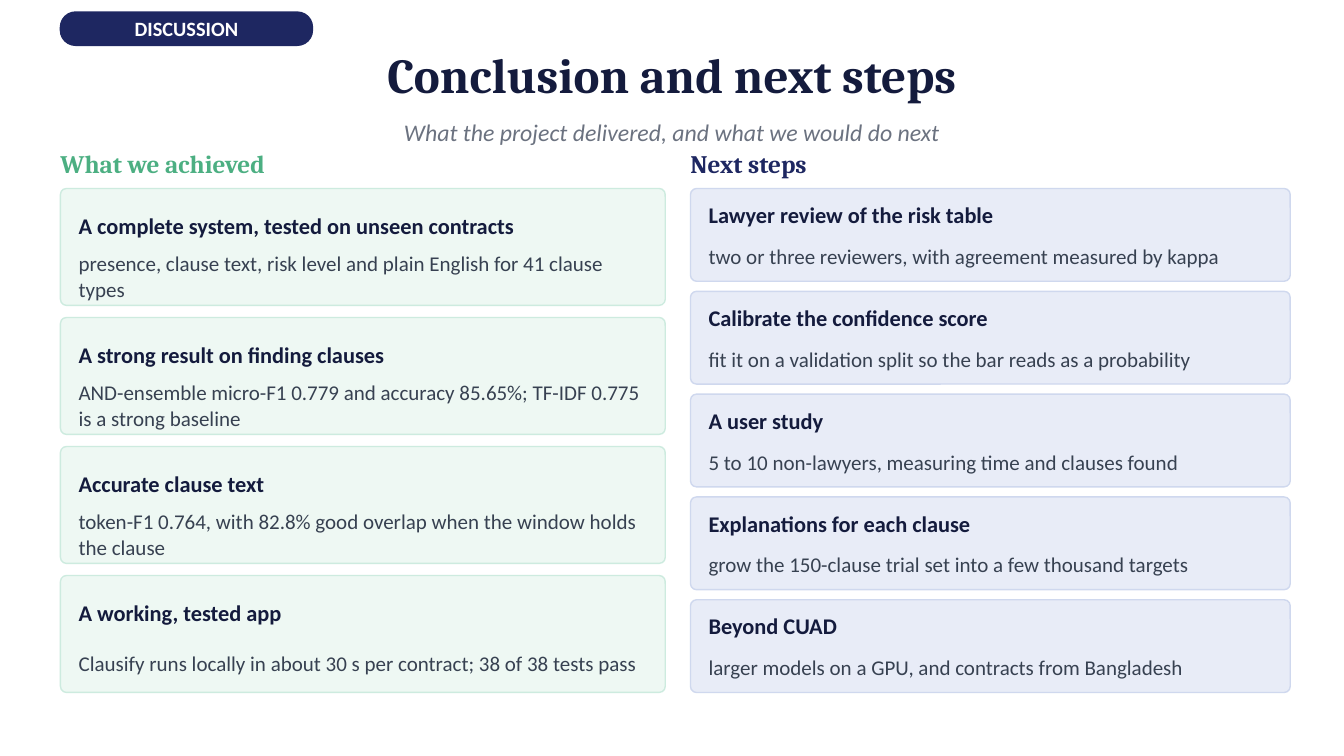
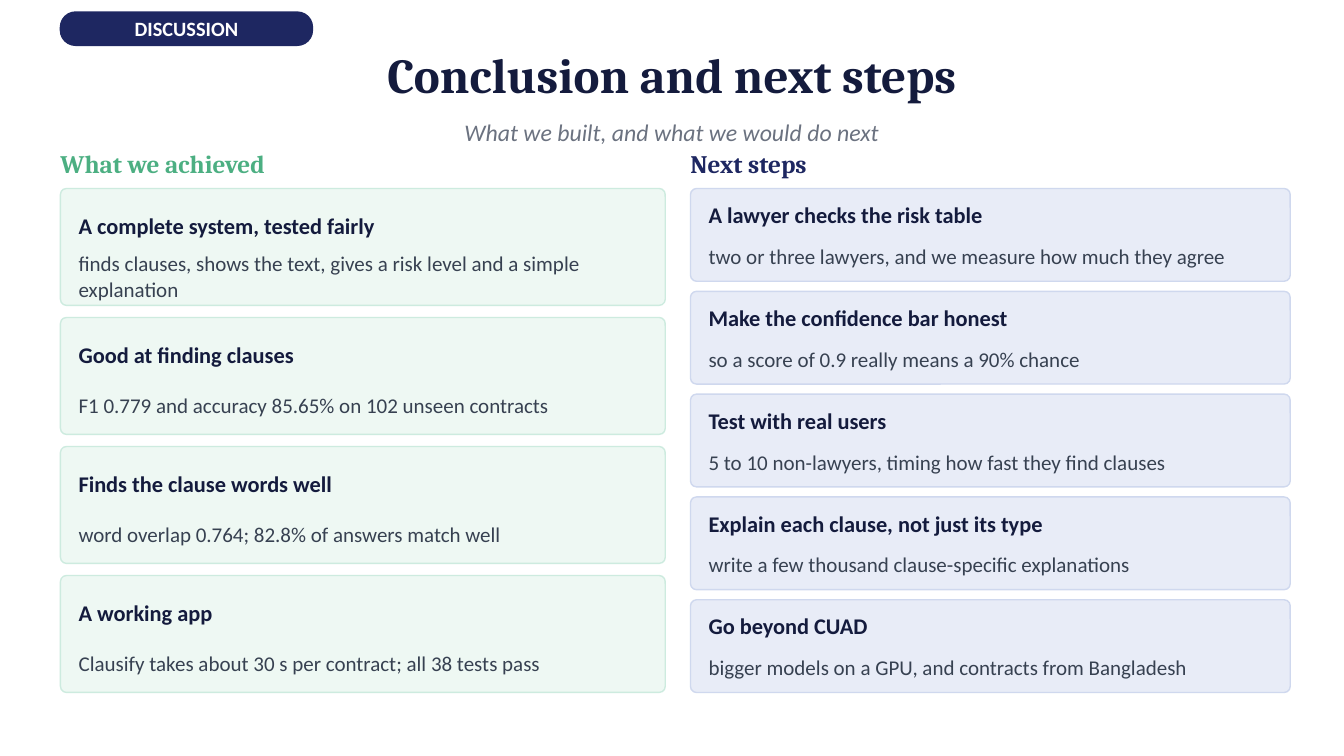
Before and after one commit to afnanmz168/clausify-p3, a slide deck: slide 15 of P25301051-p3-presentation-15-slides.pptx. Drawn at 1344x756 pixels with LibreOffice and Linux fonts; fonts in the diff are those of the drawing. Boxes give left, top, right and bottom in pixels: in the first picture for what was removed or moved away, otherwise in the second. Text is boxed around its words. In the diff, an @@ line names an element or a change of style, - is before the commit and + after.

```diff
--- a/P25301051-p3-presentation-15-slides.pptx
+++ b/P25301051-p3-presentation-15-slides.pptx
@@ text at [464,124,879,144]: text changed @@
-What the project delivered, and what we would do next
+What we built, and what we would do next
@@ text at [709,207,982,227]: text changed @@
-Lawyer review of the risk table
+A lawyer checks the risk table
@@ text at [79,218,374,238]: text changed @@
-A complete system, tested on unseen contracts
+A complete system, tested fairly
@@ text at [79,256,579,301]: text changed @@
-presence, clause text, risk level and plain English for 41 clause types
+finds clauses, shows the text, gives a risk level and a simple explanation
@@ text at [709,249,1225,268]: text changed @@
-two or three reviewers, with agreement measured by kappa
+two or three lawyers, and we measure how much they agree
@@ text at [709,310,1008,326]: text changed @@
-Calibrate the confidence score
+Make the confidence bar honest
@@ text at [79,347,294,367]: text changed @@
-A strong result on finding clauses
+Good at finding clauses
@@ text at [709,352,1079,371]: text changed @@
-fit it on a validation split so the bar reads as a probability
+so a score of 0.9 really means a 90% chance
@@ text at [79,398,549,417]: text changed @@
-AND-ensemble micro-F1 0.779 and accuracy 85.65%; TF-IDF 0.775 is a strong baseline
+F1 0.779 and accuracy 85.65% on 102 unseen contracts
@@ text at [709,413,887,429]: text changed @@
-A user study
+Test with real users
@@ text at [79,476,332,492]: text changed @@
-Accurate clause text
+Finds the clause words well
@@ text at [709,455,1166,474]: text changed @@
-5 to 10 non-lawyers, measuring time and clauses found
+5 to 10 non-lawyers, timing how fast they find clauses
@@ text at [79,527,500,546]: text changed @@
-token-F1 0.764, with 82.8% good overlap when the window holds the clause
+word overlap 0.764; 82.8% of answers match well
@@ text at [709,516,1043,536]: text changed @@
-Explanations for each clause
+Explain each clause, not just its type
@@ text at [709,557,1129,576]: text changed @@
-grow the 150-clause trial set into a few thousand targets
+write a few thousand clause-specific explanations
@@ text at [79,605,212,625]: text changed @@
-A working, tested app
+A working app
@@ text at [709,618,867,638]: text changed @@
-Beyond CUAD
+Go beyond CUAD
@@ text at [79,656,539,675]: text changed @@
-Clausify runs locally in about 30 s per contract; 38 of 38 tests pass
+Clausify takes about 30 s per contract; all 38 tests pass
@@ text at [709,660,1187,679]: text changed @@
-larger models on a GPU, and contracts from Bangladesh
+bigger models on a GPU, and contracts from Bangladesh
```
Also in this commit, not shown: 13 other slides changed.
